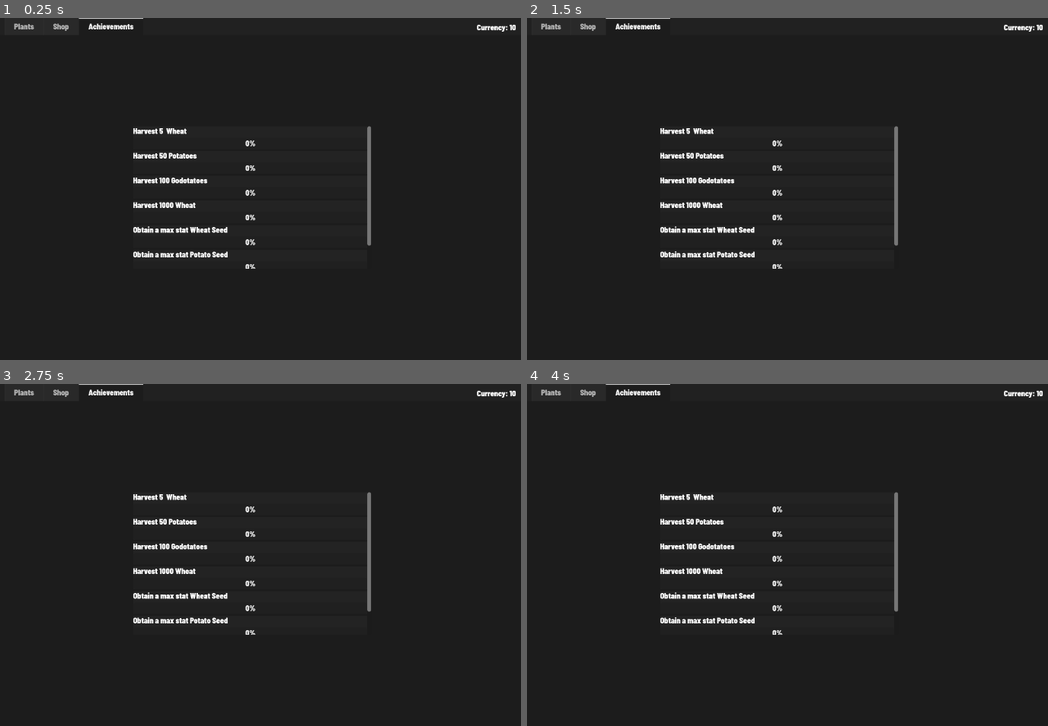
Above: before the commit, frames 1-4 (two rows, left to right).
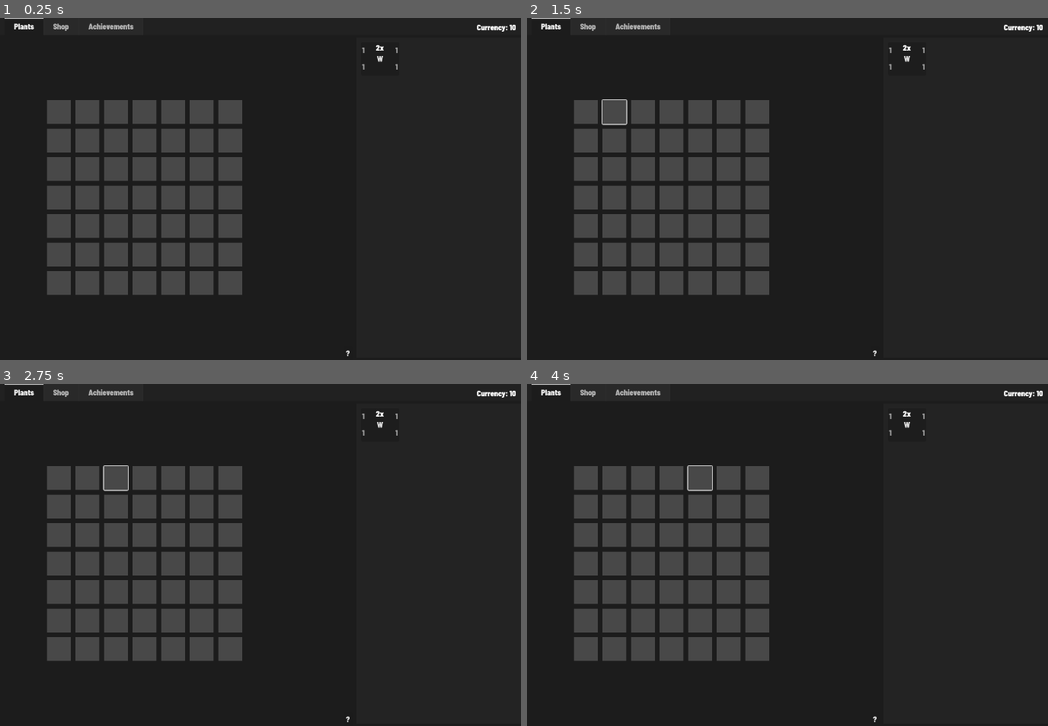
Above: after the commit, the same moments.

Repository: tylercchase/agricraft_godot
Game: Godot game, scene res://src/main.tscn
Same seed, same stepped clock (60 frames per second), same inputs: the game is played once before the commit and once after it. The engine's default icon, where the game draws it, is replaced by a stand-in: a white triangle on a blue panel in a dark square.
Inputs (mouse positions are in pixels of both pictures, inside the frame that each line leads up to):
- Up to frame 1 (0.25 s): no input
- Up to frame 2 (1.5 s): click (584, 113) at 0.52 s; click (615, 113) at 1.27 s
- Up to frame 3 (2.75 s): click (114, 479) at 2.02 s
- Up to frame 4 (4 s): click (672, 479) at 2.77 s; click (698, 479) at 3.52 s

The runs differ from the first frame. In frame 1, 16% of the frame differs, in the area x 0-77%, y 0-99%; in frame 2, 16%; in frame 3, 16%; in frame 4, 16%.

Commit message:
feat: drag and drop plants

Diff:
--- /dev/null
+++ b/src/drag_and_drop/ItemDrag.gd
@@ -0,0 +1,18 @@
+class_name ItemDrag
+
+signal drag_completed(data:ItemDrag)
+
+var source: Control = null
+var destination: Control = null
+
+var item: InventoryManager.ItemSlot
+var preview: Control
+
+func _init(_source: Control, _item: InventoryManager.ItemSlot, _preview: Control):
+    self.source = _source
+    self.item = _item
+    self.preview = _preview
+    self.preview.tree_exiting.connect(_on_tree_exiting)
+
+func _on_tree_exiting()->void:
+    drag_completed.emit(self)
--- a/src/main.tscn
+++ b/src/main.tscn
@@ -51,11 +51,10 @@
 grow_vertical = 2
 size_flags_horizontal = 3
 size_flags_stretch_ratio = 2.0
-current_tab = 2
+current_tab = 0
 tab_focus_mode = 0
 
 [node name="Plants" type="Control" parent="TabContainer"]
-visible = false
 layout_mode = 2
 metadata/_tab_index = 0
 
@@ -397,6 +396,7 @@
 inventory_manager = NodePath("../../../../../../../../../../../InventoryManager")
 
 [node name="Achievements" type="Control" parent="TabContainer"]
+visible = false
 layout_mode = 2
 metadata/_tab_index = 2
 
--- a/src/plant_box/plant_box.gd
+++ b/src/plant_box/plant_box.gd
@@ -12,6 +12,9 @@
 
 @onready var label: Label = %Label
 @onready var progress_bar: ProgressBar = %ProgressBar
+
+signal dropped
+
 var id
 
 func _ready() -> void:
@@ -81,3 +84,14 @@
 func clear_spot():
     remove_trellis()
     remove_plant()
+
+
+func _can_drop_data(at_position: Vector2, data: Variant) -> bool:
+    # if data.item
+    if !data is InventoryManager.ItemSlot: return false
+    if !data.item is Plant: return false
+
+    return !is_occupied()
+
+func _drop_data(at_position: Vector2, data: Variant) -> void:
+    Events.emit_square_clicked(id, MOUSE_BUTTON_LEFT)
--- a/src/sidebar/inventory/inventory_slot.gd
+++ b/src/sidebar/inventory/inventory_slot.gd
@@ -1,5 +1,6 @@
 extends Button
 
+var saved_data: InventoryManager.ItemSlot
 
 func setup(data: InventoryManager.ItemSlot, selected=false):
     if data.item is Plant:
@@ -12,3 +13,11 @@
     text = data.item.display_character
     if selected:
         modulate = Color('b09597')
+    saved_data = data
+
+func _get_drag_data(at_position: Vector2):
+    if saved_data.item is Plant:
+        Events.emit_selected_item(saved_data)
+        return saved_data
+    else:
+        return null
Not shown, added: src/drag_and_drop/ItemDrag.gd.uid
